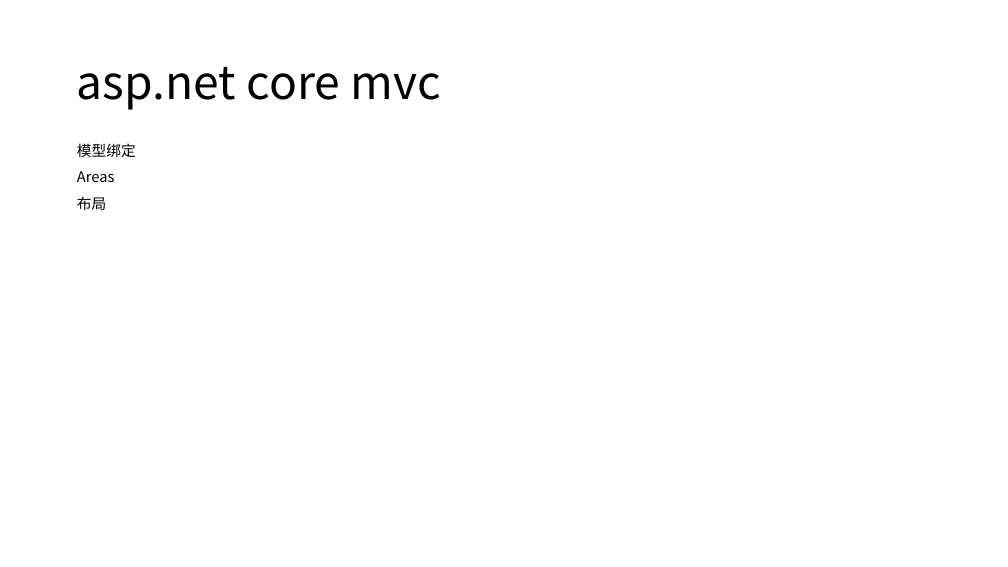
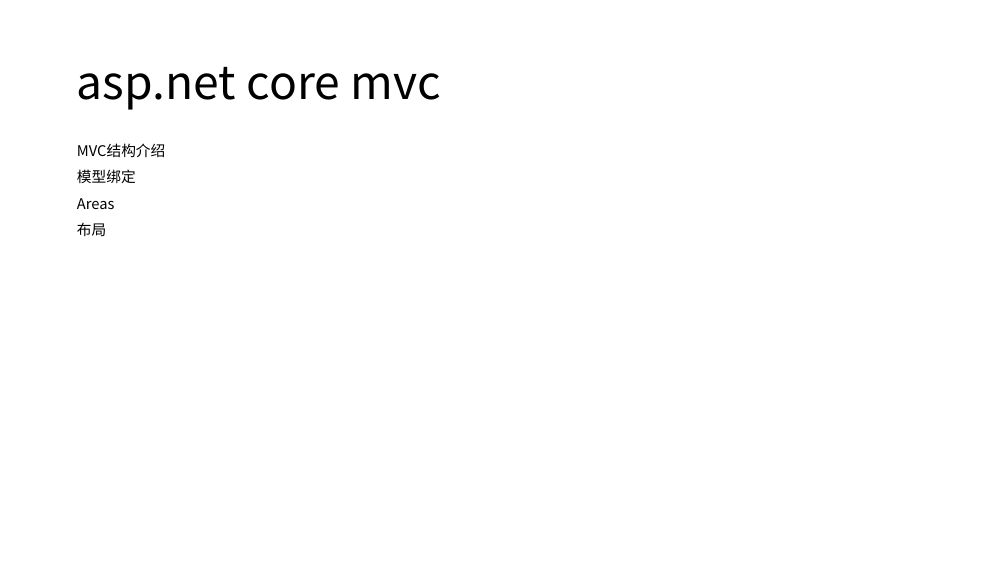
Before and after one commit to axzxs2001/aspnetcore5.0, a slide deck: slide 5 of aspnetcore3.0course/docs/aspnetcore3.0course.pptx. Drawn at 1008x567 pixels with LibreOffice and Linux fonts; fonts in the diff are those of the drawing. Boxes give left, top, right and bottom in pixels: in the first picture for what was removed or moved away, otherwise in the second. Text is boxed around its words. In the diff, an @@ line names an element or a change of style, - is before the commit and + after.

```diff
--- a/aspnetcore3.0course/docs/aspnetcore3.0course.pptx
+++ b/aspnetcore3.0course/docs/aspnetcore3.0course.pptx
@@ text at <box>77,143,166,157</box>: paragraph added @@
+MVC结构介绍
```
Also in this commit, not shown: 1 slide added, 1 slide removed, 3 other files.
